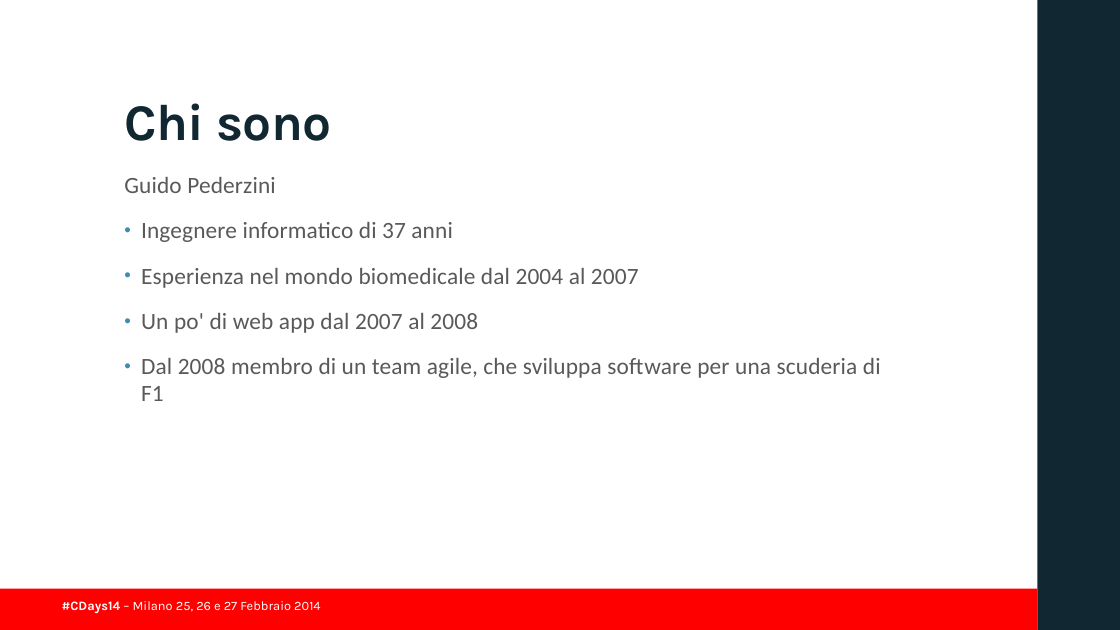
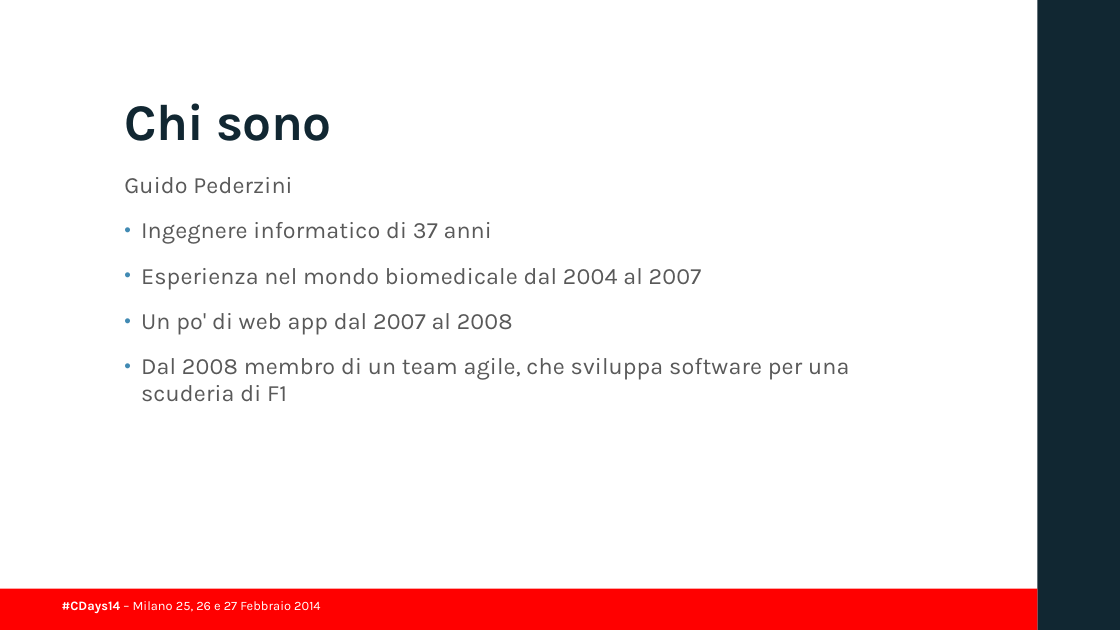
Before and after one commit to guidop/CDays14, a slide deck: slide 4 of presentazioneCDAYS2014.pptx (slide 3 before the commit). Drawn at 1120x630 pixels with LibreOffice and Linux fonts; fonts in the diff are those of the drawing; background and template pictures are left out. Boxes give left, top, right and bottom in pixels: in the first picture for what was removed or moved away, otherwise in the second. Text is boxed around its words. In the diff, an @@ line names an element or a change of style, - is before the commit and + after.

```diff
--- a/presentazioneCDAYS2014.pptx
+++ b/presentazioneCDAYS2014.pptx
@@ text "Guido Pederzini" at box(124, 177, 849, 402): font Calibri to Karla @@
```
Also in this commit, not shown: 8 other slides changed, 2 slides added.
